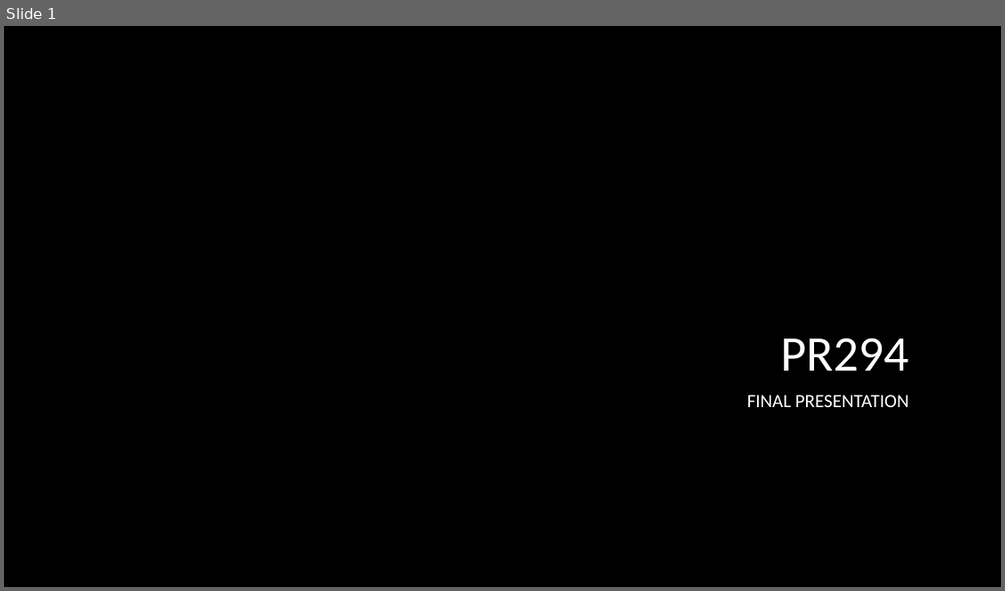
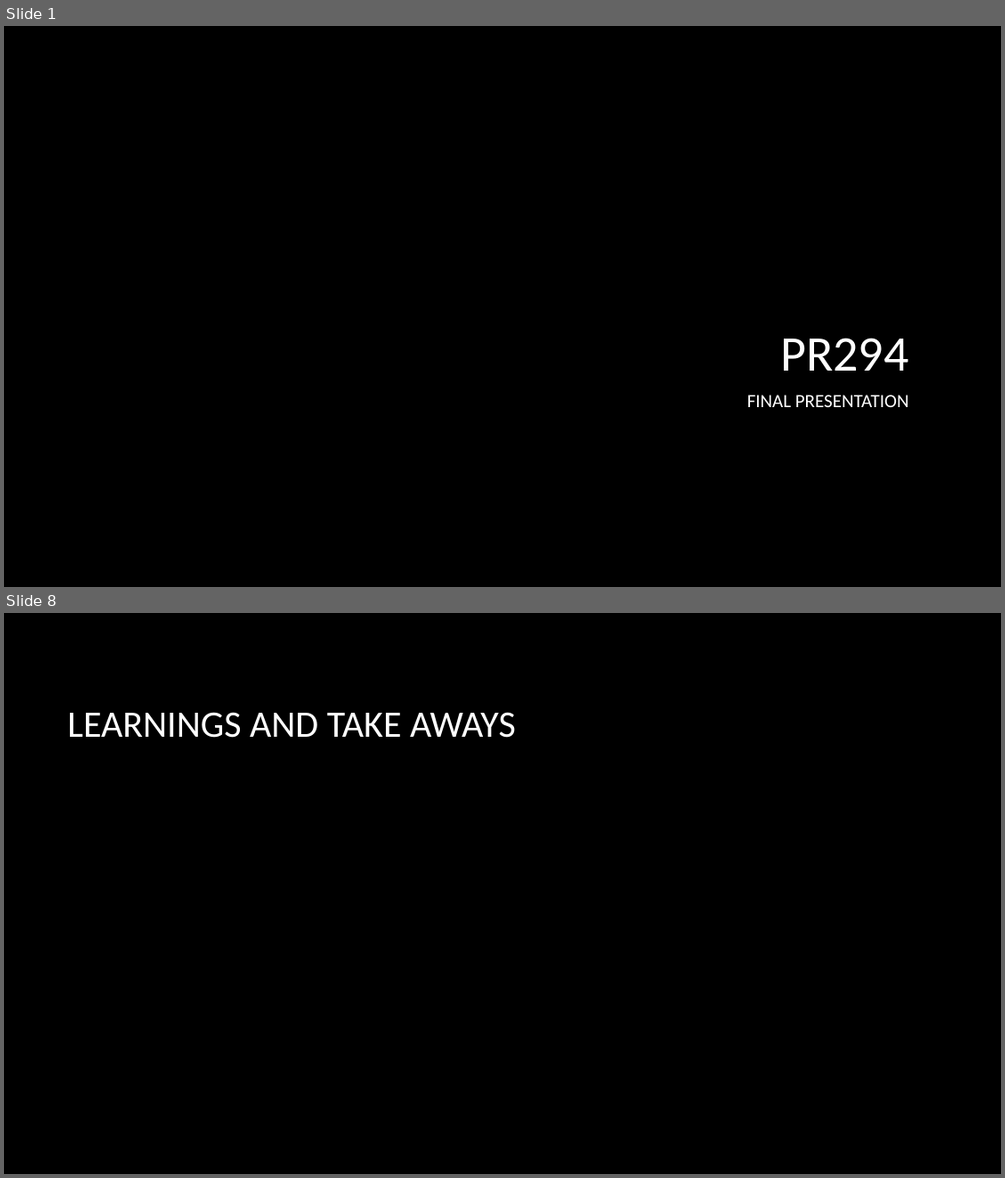
Before and after one commit to KBarros2014/TEAMB, a slide deck: site/documents/Final Presentation/final presentation.pptx. Shown one above the other, each under a label of ours: slide 1 before the commit, slides 1 and 8 after it; the slides between them are not shown. The pictures are 1005x591 and 1005x1178 pixels, drawn with LibreOffice and Linux fonts; fonts in the diff are those of the drawing; background and template pictures are left out. Boxes give left, top, right and bottom in pixels: in the first picture for what was removed or moved away, otherwise in the second. Text is boxed around its words. In the diff, an @@ line names an element or a change of style, - is before the commit and + after.

```diff
--- a/site/documents/Final Presentation/final presentation.pptx
+++ b/site/documents/Final Presentation/final presentation.pptx
@@ slide 8 added at (x1=4, y1=613, x2=1001, y2=1174), background picture (left out) @@
@@ title added at (x1=67, y1=712, x2=516, y2=738), 36 pt, text #FFFFFF @@
+LEARNINGS AND TAKE AWAYS
```
Also in this commit, not shown: 2 slides changed, 3 other slides added, 1 slide removed.
